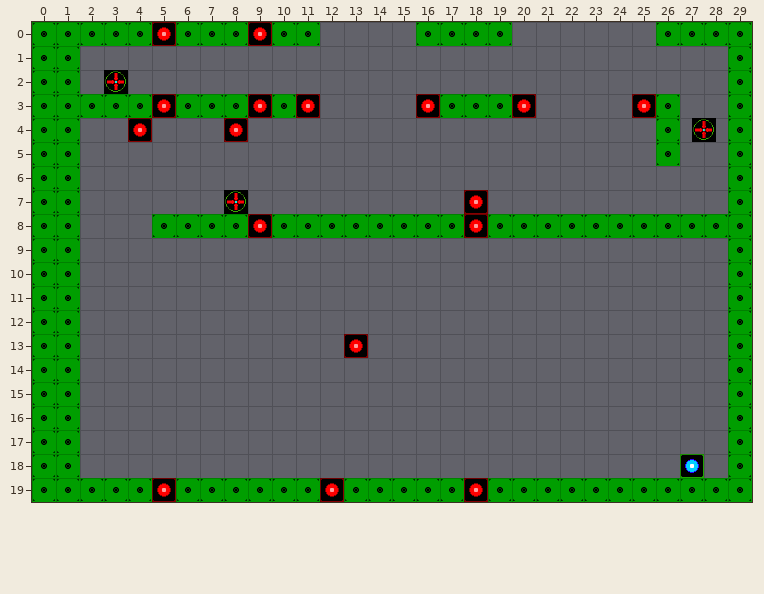
Level history. Tiled map: tiled/maps/sector3/level4.tmx. Above is the file before it was changed.
Cells are 32x32 px. Shown: x 0..29, y 0..19.
After:
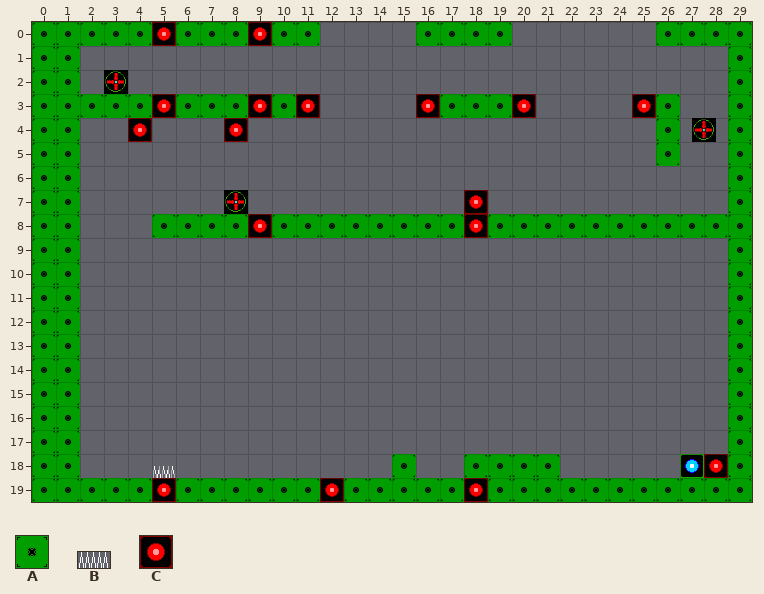
Key: from "Props": A 0 "Tile", B 3 "Spike", C 8 "Laser".
_ is an empty cell.
Objects are placed by their top-left corner, in cells (3,4 is the top-left corner of cell 3,4); size is 1x1 cell unless given.
The exact change:
Layer "Layout":
y 18: x 15 _ -> A; x 18..21 ____ -> AAAA
Layer "Objects":
added: B "Spike" at 5,18.5 size 1x0.5
added: C "Laser" at 28,18
removed: C "Laser" at 13,13
